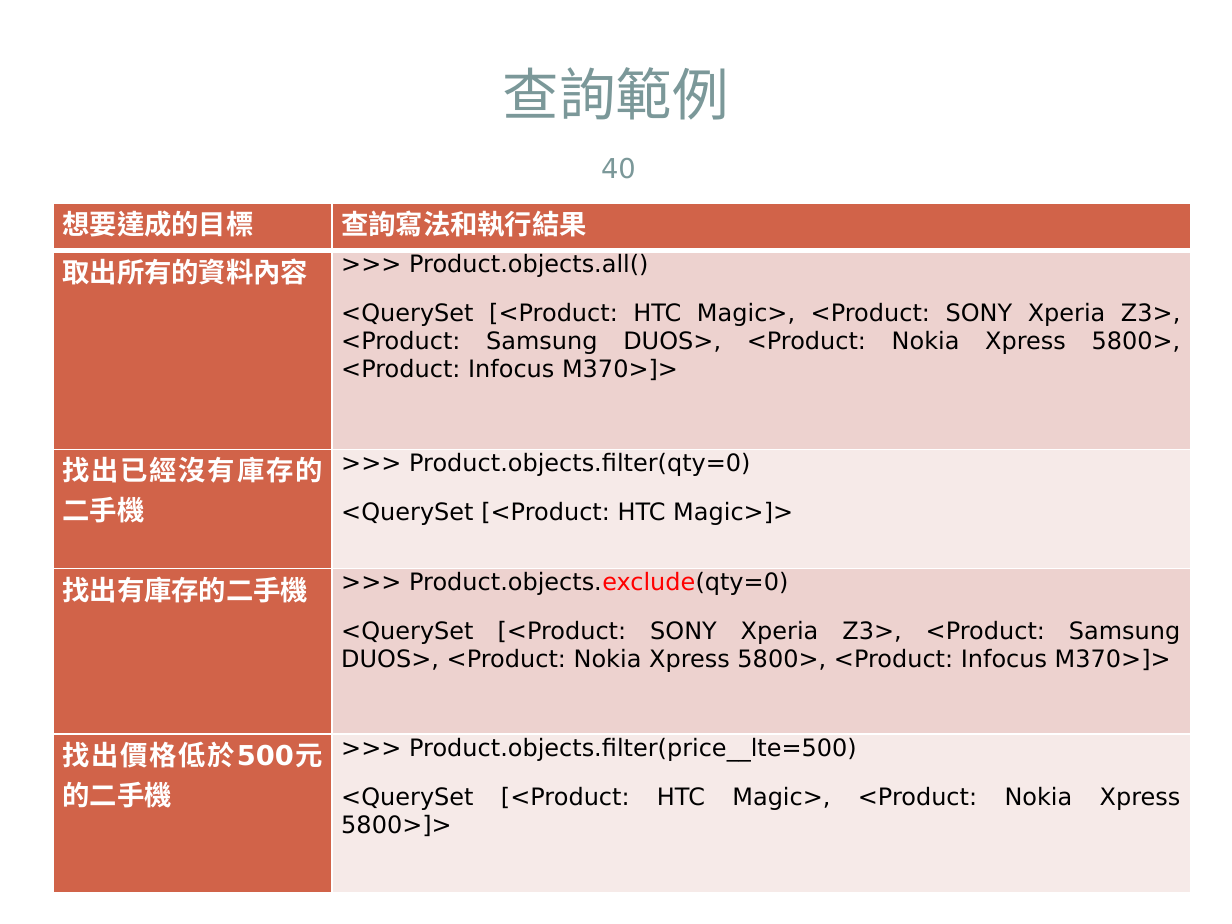
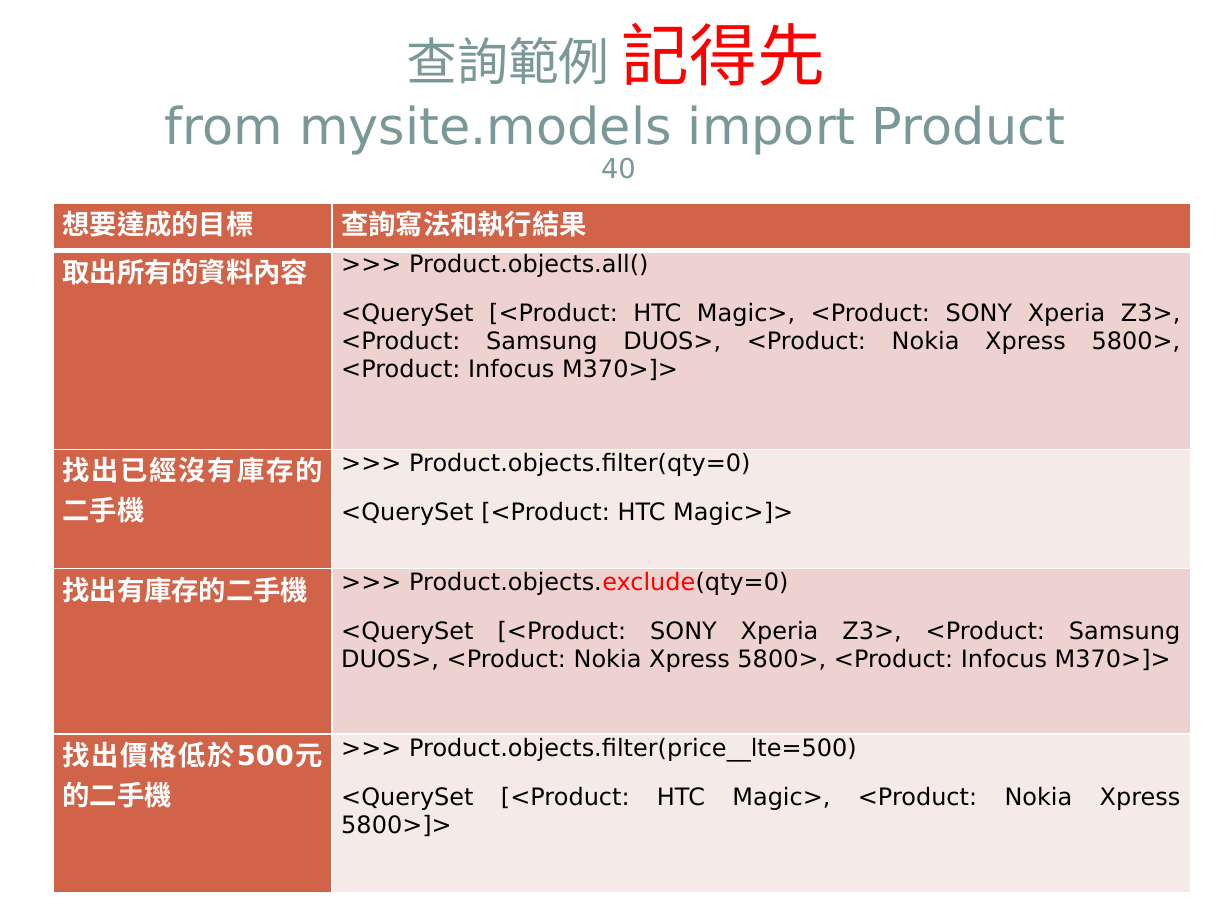
Before and after one commit to jacktea88/406django, a slide deck: slide 40 of ch04/Django4-ch04-1015.pptx. Drawn at 1232x924 pixels with LibreOffice and Linux fonts; fonts in the diff are those of the drawing. Boxes give left, top, right and bottom in pixels: in the first picture for what was removed or moved away, otherwise in the second. Text is boxed around its words. In the diff, an @@ line names an element or a change of style, - is before the commit and + after.

Commit message:
加一些範例

```diff
--- a/ch04/Django4-ch04-1015.pptx
+++ b/ch04/Django4-ch04-1015.pptx
@@ title at (165,23,1065,155): text changed; size 33 to 29.7 pt @@
-查詢範例
+查詢範例 記得先
+from mysite.models import Product
```
Also in this commit, not shown: 4 other slides changed.
